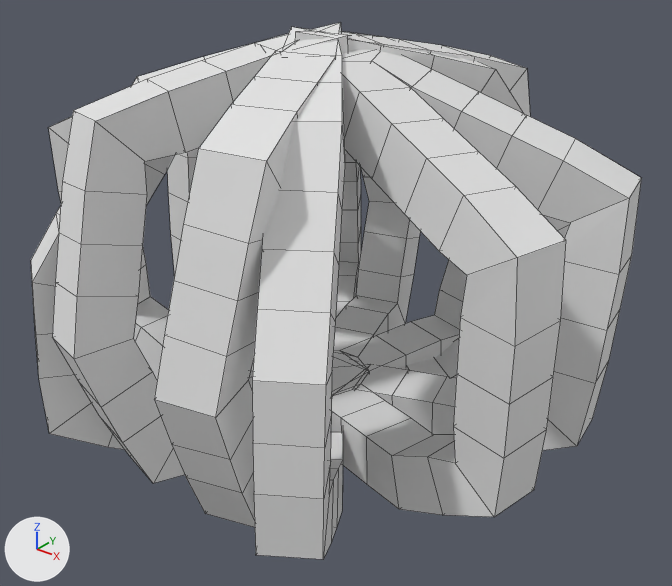
The Blender file BlenderModels/Environment/Foliage/Tumbleweed.blend, before and after one commit.
One viewpoint serves both versions: a 50 mm camera at (0.567, -0.683, 0.48) aimed at (0.025, -0.006, 0.06). Arrows for +X, +Y and +Z are at lower left; the lights stay in place. The first picture is the older version. Mesh edges are drawn as thin lines.

The first picture shows 'Tumbleweed'.
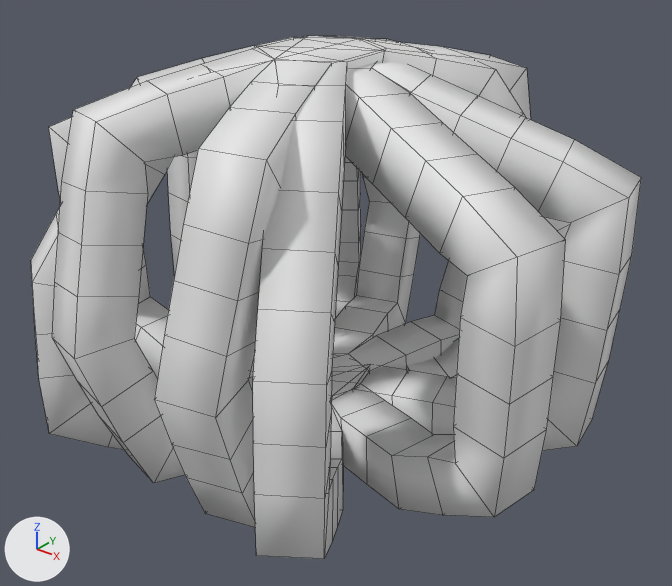
Boxes [x1, y1, x2, y2] around the edits, measured in the pictures (672 x 586 px):
'Tumbleweed', reshaped, modifiers changed
    before: [31, 22, 642, 559]
    after: [31, 36, 641, 559]

Edits to the bpy script that builds the scene:
```text
Change me_cube:
    used by ob_tumbleweed; location = (0.0, 0.0, 0.0); scale = (0.112, 0.112, 0.112)
    remove me_cube.from_pydata(...)  # 14 vertices, 0 faces, 13 loose edges; spans x -2.35..0.06, y -1.96..2.13, z -0.79..2.62
    add me_cube.from_pydata(...)  # 14 vertices, 0 faces, 13 loose edges; spans x -2.35..0.0, y -1.96..2.13, z -0.79..2.55
    me_cube part 1
    me_cube.vertices[5].co: (0.06, 0.02, 2.6) -> (0.0, 0.0, 2.55)
    me_cube.vertices[9].co: (0.06, -0.01, 2.62) -> (0.0, 0.0, 2.55)
    me_cube.vertices[13].co: (0.02, -0.07, 2.61) -> (0.0, 0.0, 2.55)
Change ob_tumbleweed:
    where _m = ob_tumbleweed.modifiers.new('Skin', 'SKIN')
    add _m.use_smooth_shade = True
```
